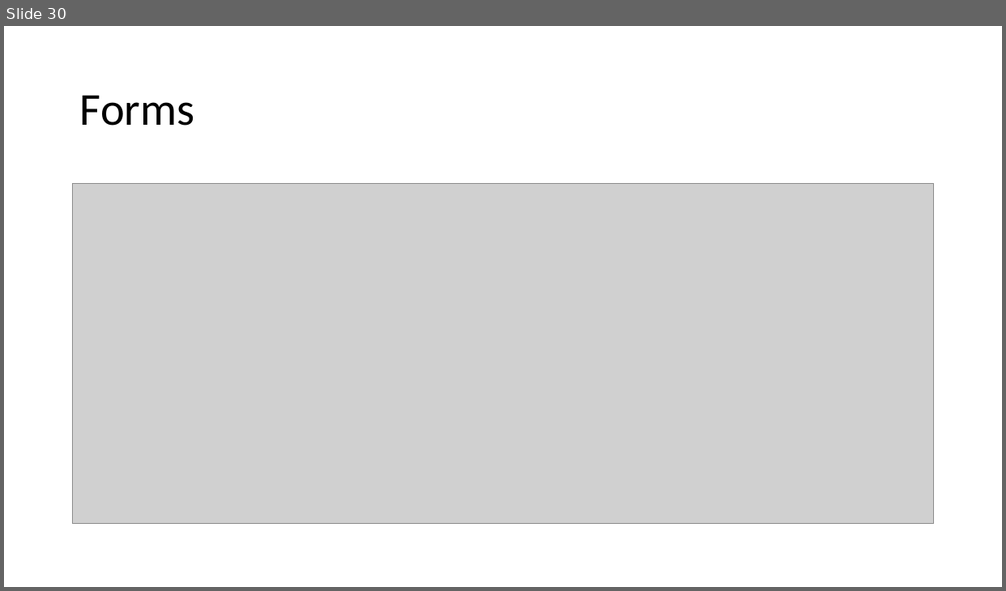
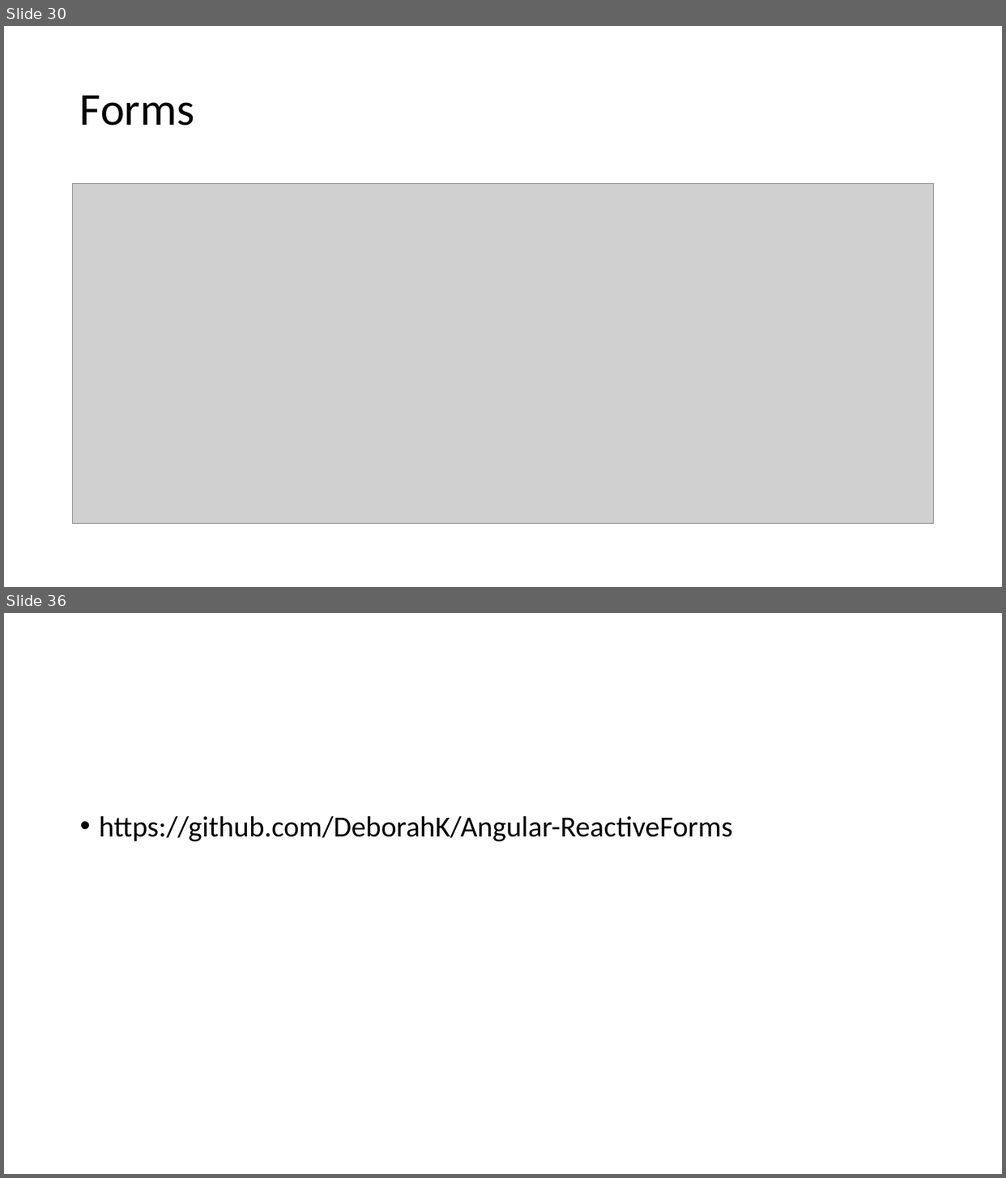
Before and after one commit to sitaramgarlapati/angularDemo, a slide deck: slides/Ang Sessions.pptx. Shown one above the other, each under a label of ours: slide 30 before the commit, slides 30 and 36 after it; the slides between them are not shown. The pictures are 1006x591 and 1006x1178 pixels, drawn with LibreOffice and Linux fonts; fonts in the diff are those of the drawing; grey boxes stand for pictures. Boxes give left, top, right and bottom in pixels: in the first picture for what was removed or moved away, otherwise in the second. Text is boxed around its words. In the diff, an @@ line names an element or a change of style, - is before the commit and + after.

Commit message:
added forms examples

```diff
--- a/slides/Ang Sessions.pptx
+++ b/slides/Ang Sessions.pptx
@@ slide 36 added at (x1=4, y1=613, x2=1002, y2=1174), background #FFFFFF @@
@@ text added at (x1=99, y1=816, x2=733, y2=841), 28 pt, text #000000 @@
+• https://github.com/DeborahK/Angular-ReactiveForms
```
Also in this commit, not shown: 6 slides changed, 4 other slides added, 10 other files.
